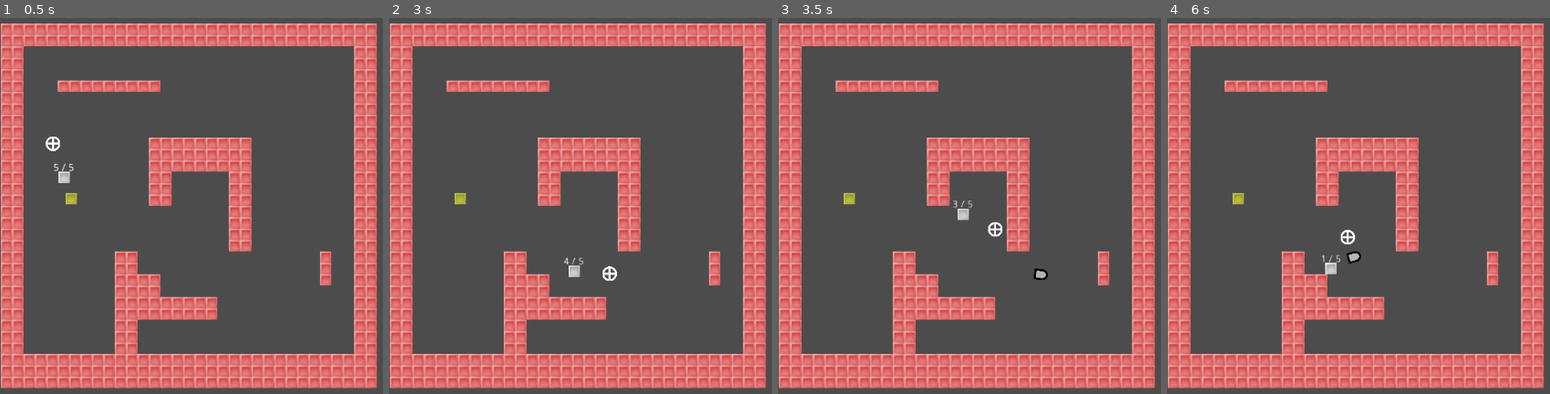
Above: before the commit, frames 1-4 (left to right).
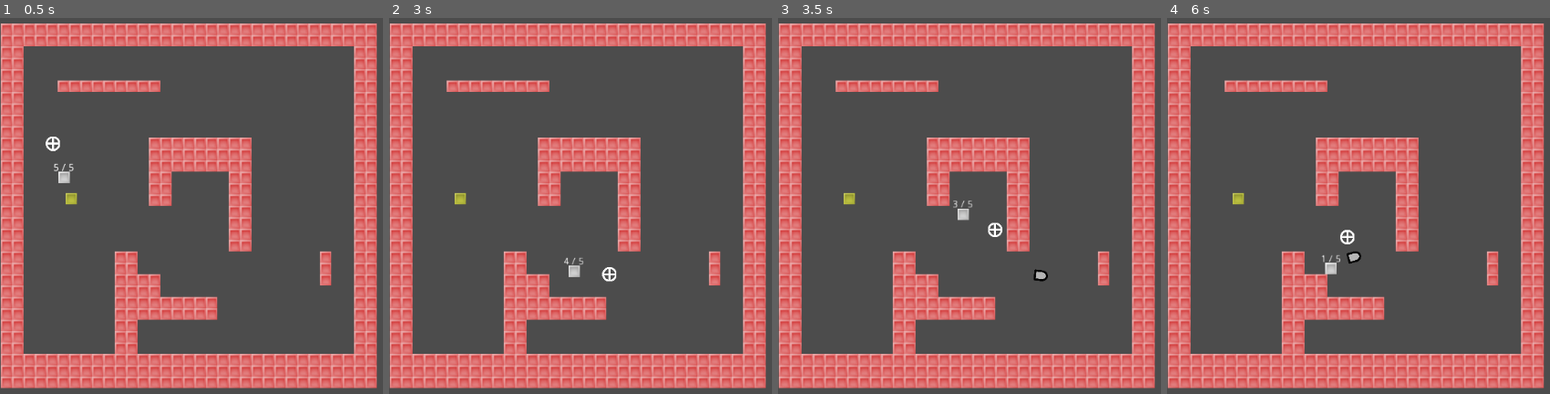
Above: after the commit, the same moments.

Repository: 2xlink/TinyTanks
Game: Godot game, scene res://scenes/colworld.tscn
Two runs of this game, one before a commit and one after it. Both use one fixed random seed, a clock stepped at 60 frames per second and the inputs below.
Inputs (mouse positions are in pixels of both pictures, inside the frame that each line leads up to):
- Up to frame 1 (0.5 s): no input
- Up to frame 2 (3 s): tap Enter at 0.5 s; move the mouse to (outside the picture) at 0.52 s; hold Right (move_right) 0.53-1.28 s; hold Down (move_bottom) 0.53-1.28 s; tap Space at 0.77, 1.52 s; move the mouse to (607, 221) at 1.27 s; hold S 1.28-2.03 s; tap Down (move_bottom) at 1.35, 2.85 s; move the mouse to (outside the picture) at 2.02 s; hold Right (move_right) 2.03-2.78 s; hold Down (move_bottom) 2.03-2.78 s; move the mouse to (718, 284) at 2.77 s; hold Up (move_up) from 2.78 s (still down)
- Up to frame 3 (3.5 s): keep holding Up (move_up); tap Space at 3.02 s
- Up to frame 4 (6 s): move the mouse to (outside the picture) at 3.52 s; release Up (move_up) at 3.53 s; hold Down (move_bottom) 3.53-4.28 s; hold Left (move_left) 3.53-5.03 s; tap Space at 3.77, 4.52, 5.75 s; move the mouse to (1312, 134) at 4.27 s; tap Down (move_bottom) at 4.35, 5.85 s; move the mouse to (outside the picture) at 5.02 s; hold S 5.03-5.78 s; hold Down (move_bottom) 5.03-5.78 s; move the mouse to (1423, 93) at 5.77 s; hold Right (move_right) from 5.78 s (still down)

Frame 1 is identical in both runs. In frame 2, less than 0.1% of the frame differs, in the area x 55-60%, y 66-71%; in frame 3, 0.1%, in the area x 54-71%, y 54-71%; in frame 4, less than 0.1%.

Commit message:
Use InputMap, but player is locked into 8 directions

Diff:
--- a/scripts/player.gd
+++ b/scripts/player.gd
@@ -25,13 +25,7 @@
 
 func _physics_process(delta):
 #    _controller_controls()
-    _keyboard_controls()
-
-
-func _keyboard_controls():
     var motion = Vector2()
-    aim = Vector2()
-
     if Input.is_action_pressed("move_up"):
         motion += Vector2(0, -1)
     if Input.is_action_pressed("move_bottom"):
@@ -41,7 +35,12 @@
     if Input.is_action_pressed("move_right"):
         motion += Vector2(1, 0)
     motion = motion.normalized() * MOTION_SPEED
+    move_and_slide(motion)
+    _keyboard_controls()
 
+
+func _keyboard_controls():
+    aim = Vector2()
 
     if Input.is_key_pressed(KEY_W):
         aim += Vector2(0, -1)
@@ -61,22 +60,8 @@
     else:
         tracer.visible = false
 
-    move_and_slide(motion)
-
 
 func _controller_controls():
-    var motion = Vector2()
-    aim = Vector2()
-
-    motion = Vector2(Input.get_joy_axis(0, JOY_AXIS_0), Input.get_joy_axis(0, JOY_AXIS_1))
-#    print(motion.length())
-
-    # Deadzone
-    if motion.length() < 0.25:
-        motion = Vector2()
-
-    motion = motion * MOTION_SPEED
-
     aim = Vector2(Input.get_joy_axis(0, JOY_AXIS_2), Input.get_joy_axis(0, JOY_AXIS_3))
 
     # Deadzone
@@ -89,8 +74,6 @@
         tracer.visible = true
     else:
         tracer.visible = false
-
-    move_and_slide(motion)
 
 
 func _process(delta):
